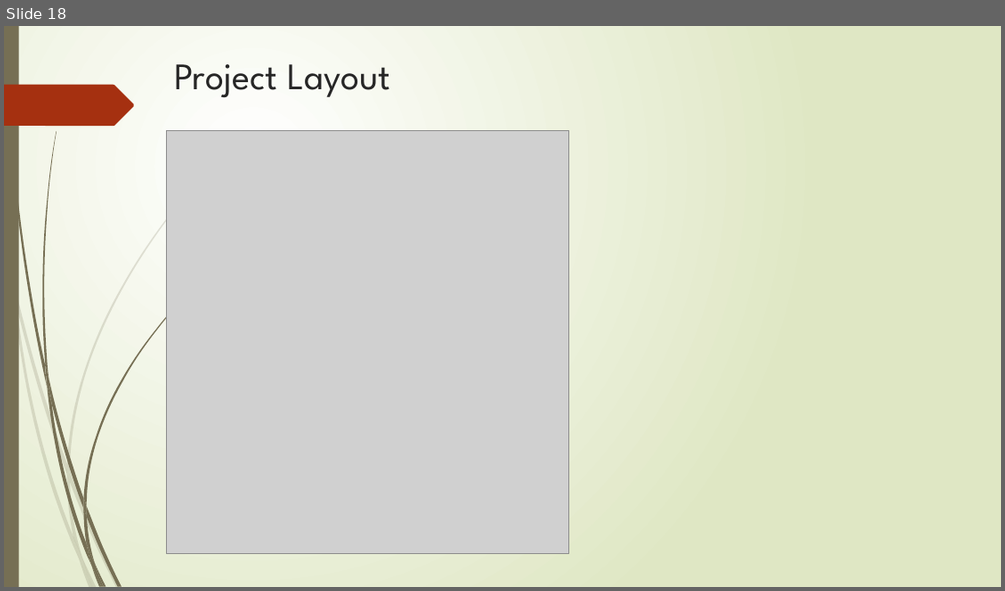
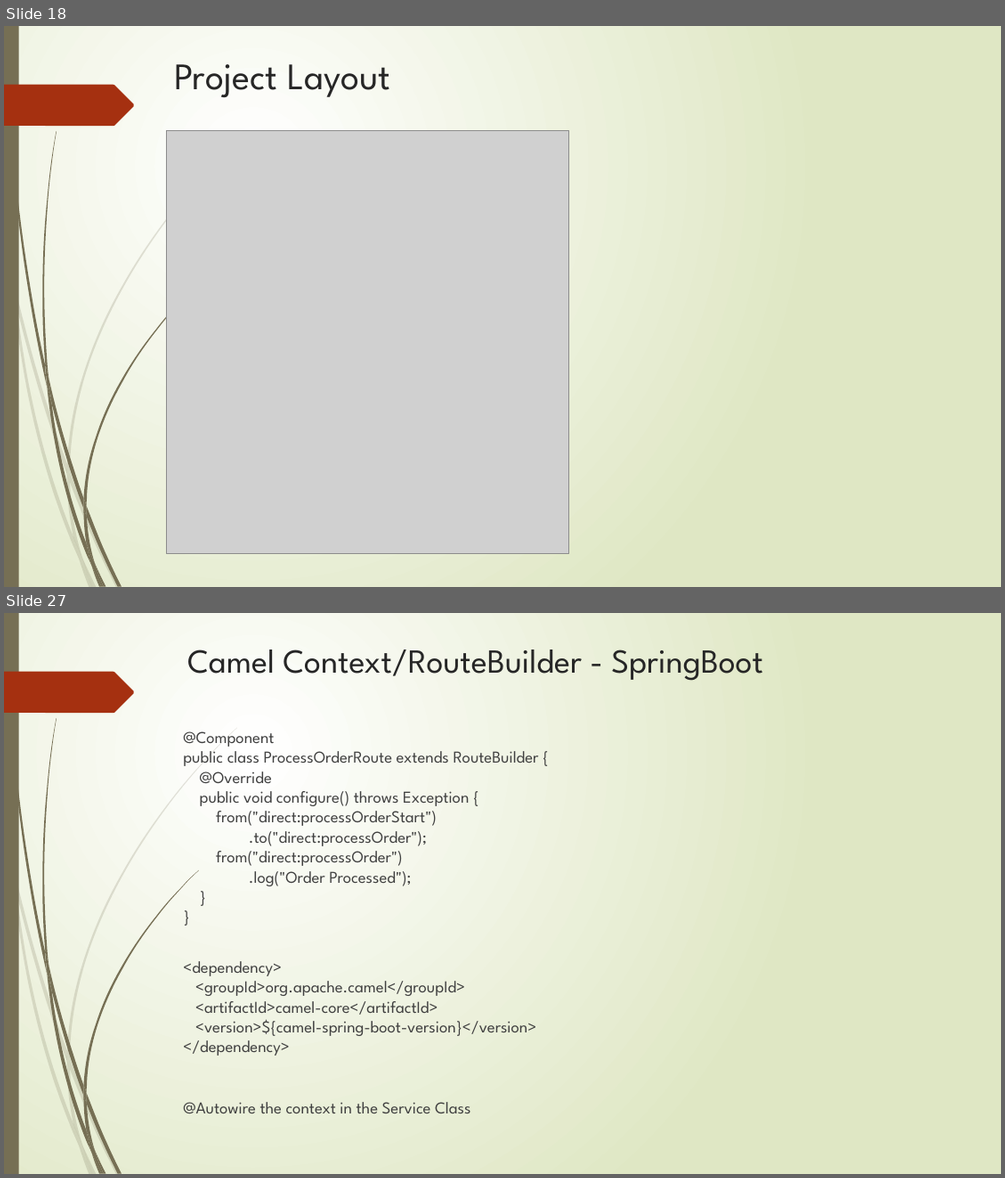
Before and after one commit to wgmartinez/apache-camel-tutorials, a slide deck: presentation/ApacheCamel.pptx. Shown one above the other, each under a label of ours: slide 18 before the commit, slides 18 and 27 after it; the slides between them are not shown. The pictures are 1005x591 and 1005x1178 pixels, drawn with LibreOffice and Linux fonts; fonts in the diff are those of the drawing; grey boxes stand for pictures. Boxes give left, top, right and bottom in pixels: in the first picture for what was removed or moved away, otherwise in the second. Text is boxed around its words. In the diff, an @@ line names an element or a change of style, - is before the commit and + after.

```diff
--- a/presentation/ApacheCamel.pptx
+++ b/presentation/ApacheCamel.pptx
@@ slide 27 added at (4,613,1001,1174), background gradient #FFFFFF to #DFE8C4; not listed: 24 template elements that a slide beside it also shows @@
@@ title added at (187,649,763,681), 32.4 pt, text #262626 @@
+Camel Context/RouteBuilder - SpringBoot
@@ text added at (183,731,539,1113), 16 pt, text #404040 @@
+  @Component
+  public class ProcessOrderRoute extends RouteBuilder {
+  @Override
+  public void configure() throws Exception {
+  from("direct:processOrderStart")
+  .to("direct:processOrder");
+  from("direct:processOrder")
+  .log("Order Processed");
+  }
+  }
+  <dependency>
+  <groupId>org.apache.camel</groupId>
+  <artifactId>camel-core</artifactId>
+  <version>${camel-spring-boot-version}</version>
+  </dependency>
+  @Autowire the context in the Service Class
```
Also in this commit, not shown: 8 slides changed, 10 other slides added, 1 other file.
